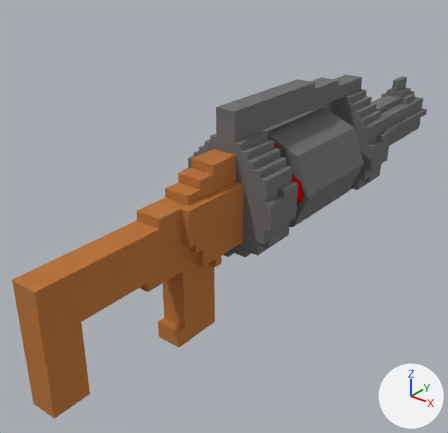
The Blender file Santa's Anvil Defense Workshop/Assets/Models/Items/Bauble Launcher_final.blend, before and after one commit.
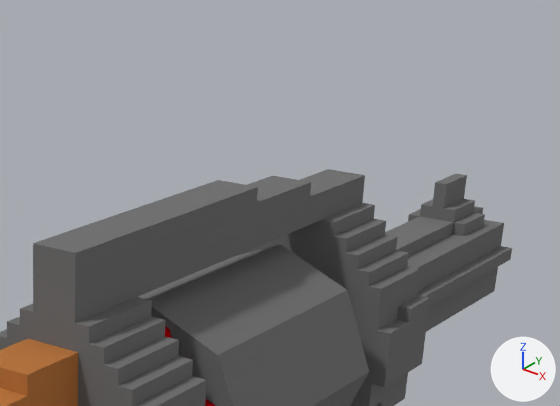
Old and new are each drawn whole from a 50 mm camera at (0.844, -0.958, 0.839) aimed at (-0.151, 0.285, 0.068) and again close up on the part from 45% to 100% of the width and 0% to 41% of the height. Lighting does not change. The marker at lower right points along +X, +Y and +Z.

Objects in the first close-up: 'Back', 'Launcher', 'Mag'.
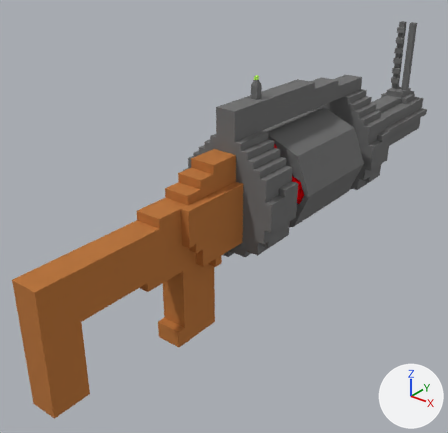
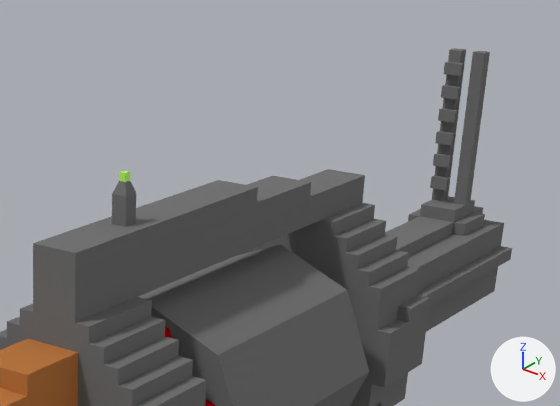
The newer file is also rescaled (x1.205), turned or shifted as a whole; pictures and numbers use the older file's frame.

Boxes [x1, y1, x2, y2] around the edits, measured in the close-ups (560 x 406 px):
'Launcher', reshaped: before [0, 169, 512, 406]; after [0, 48, 512, 406]
part 1 of me_circle_003, built on: before [113, 220, 135, 227]; after [112, 171, 136, 227]
part 2 of me_circle_003, built on: before [432, 174, 469, 208]; after [430, 48, 490, 208]

Edits to the bpy script that builds the scene:
```text
Add mat_sights:
    mat_sights = principled_material('Sights')
    mat_sights.base_color = (0.49, 1.0, 0.1)  # green #baff59
Change me_circle_003:
    used by ob_launcher; parent = ob_baubel_launcher; location = (0.0, 2.367, 0.677)
    verts and faces of me_circle_003; kept vertices keep their numbers, new ones are numbered from 2919
    before: 533 (-0.14, -0.67, 3.05) at pixel (111, 223), 540 (-0.14, -0.43, 3.05) at pixel (121, 220), 1950 (0.09, -0.67, 3.05) at pixel (125, 226), 1957 (0.09, -0.43, 3.05) at pixel (135, 223)
    remove me_circle_003.from_pydata(...)  # 2919 vertices, 2988 faces; spans x -1.8..1.75, y -2.09..11.41, z -1.92..3.05
    add me_circle_003.from_pydata(...)  # 3023 vertices, 3092 faces; spans x -1.8..1.75, y -2.09..11.41, z -1.92..4.05
    me_circle_003 part 1
    add delete_faces([(533, 1950, 1957, 540)])
    add for new, old in zip([*range(2929, 2933)], [533, 540, 1950, 1957]): verts[new] = verts[old] + (0.0, 0.0, 0.41)
    add verts[3024] = (-0.08, -0.49, 3.64)
    add verts[3025] = (-0.08, -0.6, 3.64)  # pixel (119, 180)
    add verts[3026] = (-0.08, -0.49, 3.76)  # pixel (123, 170)
    add verts[3027] = (-0.08, -0.6, 3.76)  # pixel (119, 172)
    add for new, old in zip([*range(3028, 3032)], [*range(3024, 3028)]): verts[new] = verts[old] + (0.11, 0.0, 0.0)
    add faces += [(533, 1950, 2931, 2929), (2929, 3025, 3024, 2930), (1950, 1957, 2932, 2931), (540, 2930, 2932, 1957), (533, 2929, 2930, 540), (2930, 3024, 3028, 2932)]  # mat_metal_launcher (dark grey #6e6e6e)
    add faces += [(2931, 2932, 3028, 3029), (2929, 2931, 3029, 3025)]  # mat_metal_launcher (dark grey #6e6e6e)
    add faces += [(3028, 3030, 3031, 3029), (3026, 3027, 3031, 3030), (3025, 3029, 3031, 3027), (3024, 3025, 3027, 3026), (3024, 3026, 3030, 3028)]  # mat_sights (green #baff59)
    me_circle_003 part 2
    11 vertices are removed from x -0.14..0.09, y 9.99..10.93, z 1.39..1.63
    26 faces are deleted
    3 vertices in x -0.14..0.09, y 10.46..10.7, z 1.39 move by (0.0, 0.0, 0.03)
    3 vertices in x -0.14..0.09, y 10.46..10.7, z 1.63 move by (0.0, 0.0, 0.01)
    3 vertices move from x 0.09, y 9.99..10.93, z 1.63 to x 0.09..0.33, y 10.46..10.7, z 1.64..4.05
    53 vertices are added at x -0.38..0.33, y 10.32..10.7, z 1.86..4.05
    5 new vertices lie (0.0, 0.0, 0.27) away from vertices in x -0.38..0.33, y 10.46..10.7, z 1.15
    5 new vertices lie (0.0, 0.0, 0.22) away from vertices in x -0.38..0.33, y 10.46..10.7, z 1.42..1.63
    6 new vertices lie (0.0, -0.14, 0.0) away from vertices in x -0.38..-0.14, y 10.46, z 1.42..1.86
    6 new vertices lie (0.0, 0.0, 0.22) away from vertices in x -0.38..-0.14, y 10.32..10.7, z 1.86..2.08
    8 new vertices lie (0.1, 0.0, 0.0) away from vertices in x -0.14, y 10.32..10.46, z 1.42..2.08
    6 new vertices lie (0.0, -0.14, 0.0) away from vertices in x -0.38..-0.14, y 10.46, z 2.74..3.17
    6 new vertices lie (0.0, 0.0, 0.22) away from vertices in x -0.38..-0.14, y 10.32..10.7, z 3.17
    8 new vertices lie (0.1, 0.0, 0.0) away from vertices in x -0.14, y 10.32..10.46, z 2.74..3.39
    118 new faces join them, mat_metal_launcher (dark grey #6e6e6e)
    add me_circle_003.materials.append(mat_sights)  # green #baff59
```
